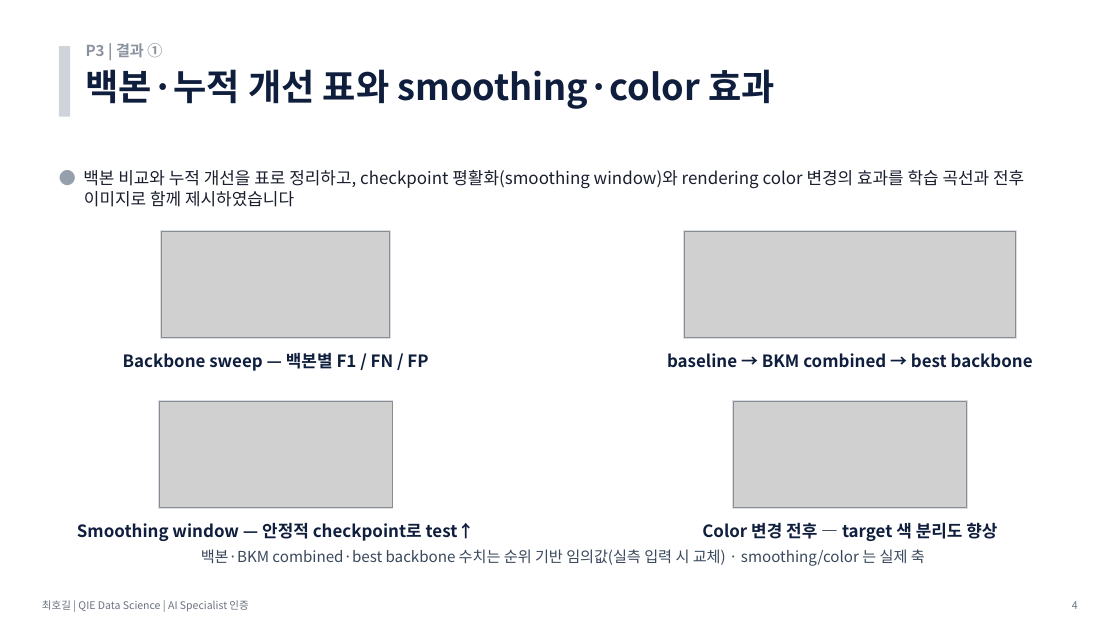
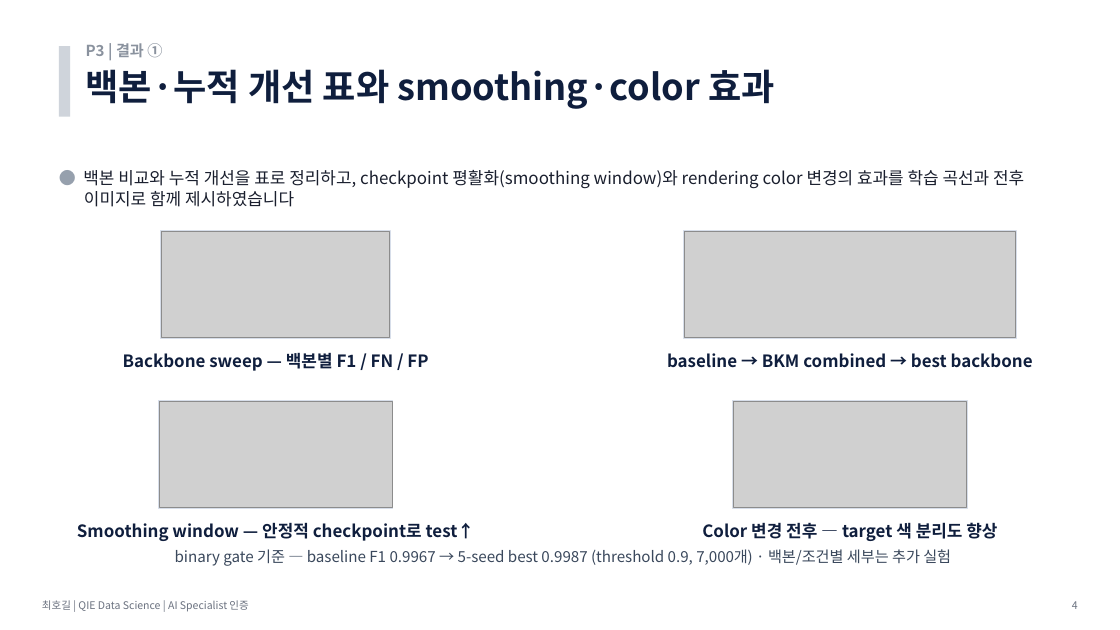
Before and after one commit to hogil/fbm_paper, a slide deck: slide 4 of recommendation/presentation/발표_P3_데이터생성_최호길.pptx. Drawn at 1120x630 pixels with LibreOffice and Linux fonts; fonts in the diff are those of the drawing; grey boxes stand for pictures. Boxes give left, top, right and bottom in pixels: in the first picture for what was removed or moved away, otherwise in the second. Text is boxed around its words. In the diff, an @@ line names an element or a change of style, - is before the commit and + after.

```diff
--- a/recommendation/presentation/발표_P3_데이터생성_최호길.pptx
+++ b/recommendation/presentation/발표_P3_데이터생성_최호길.pptx
@@ text at (x1=175, y1=549, x2=951, y2=566): text changed @@
-백본·BKM combined·best backbone 수치는 순위 기반 임의값(실측 입력 시 교체) · smoothing/color 는 실제 축
+binary gate 기준 — baseline F1 0.9967 → 5-seed best 0.9987 (threshold 0.9, 7,000개) · 백본/조건별 세부는 추가 실험
```
Also in this commit, not shown: 1 other slide changed, 7 other files.
